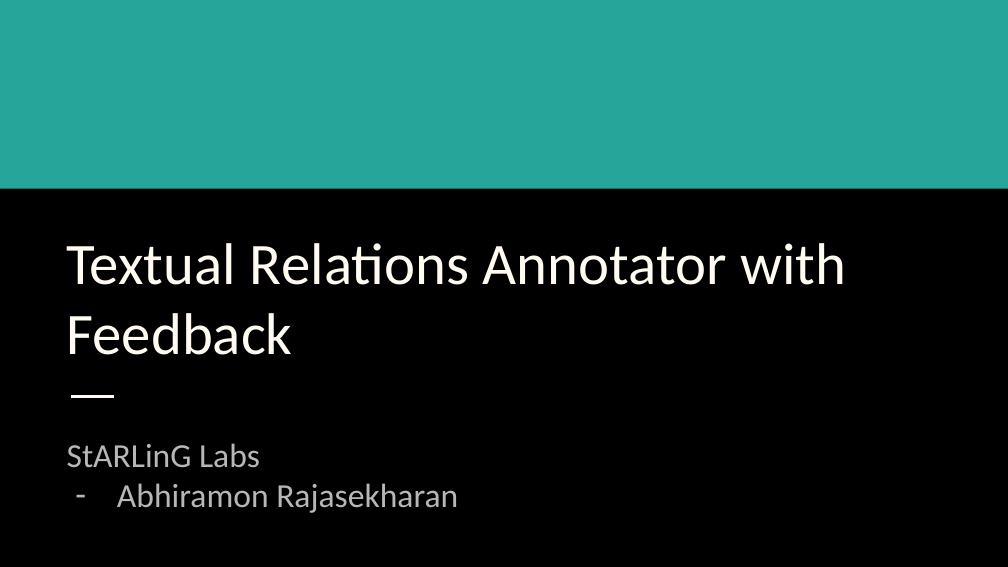
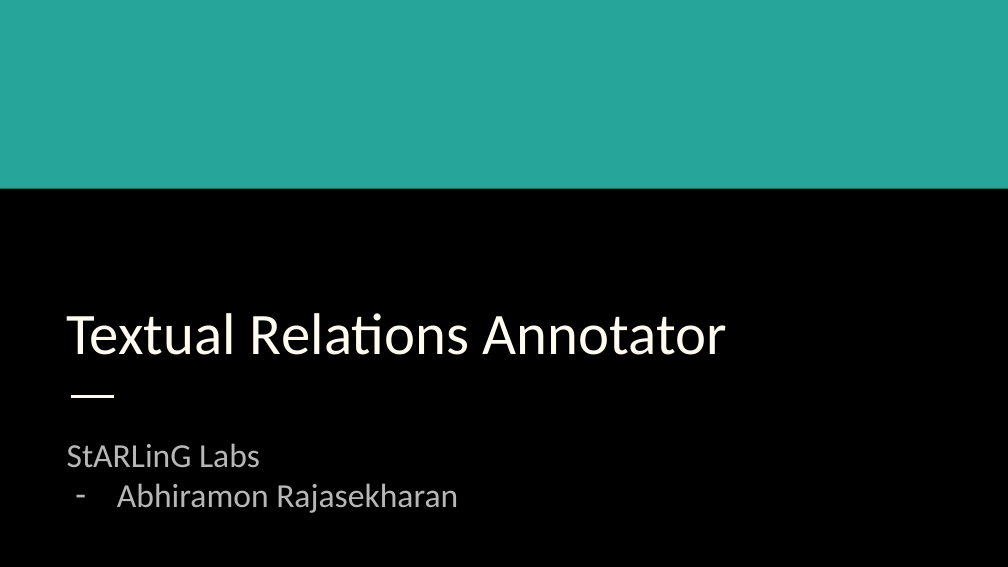
Before and after one commit to starling-lab/Textual_Annotation_Interface, a slide deck: slide 1 of Textual relations annotator.pptx. Drawn at 1008x567 pixels with LibreOffice and Linux fonts; fonts in the diff are those of the drawing. Boxes give left, top, right and bottom in pixels: in the first picture for what was removed or moved away, otherwise in the second. Text is boxed around its words. In the diff, an @@ line names an element or a change of style, - is before the commit and + after.

```diff
--- a/Textual relations annotator.pptx
+++ b/Textual relations annotator.pptx
@@ title at (67, 313, 727, 355): text changed @@
-Textual Relations Annotator with Feedback
+Textual Relations Annotator
```
Also in this commit, not shown: 4 other slides changed, 1 other file.
